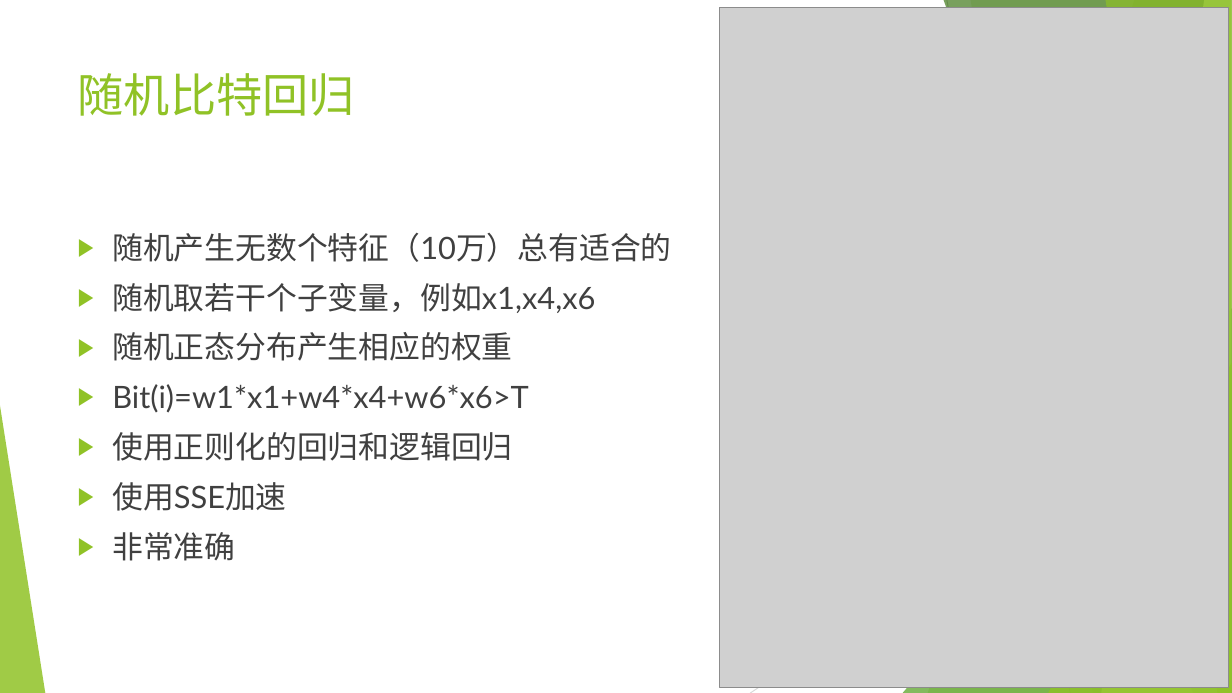
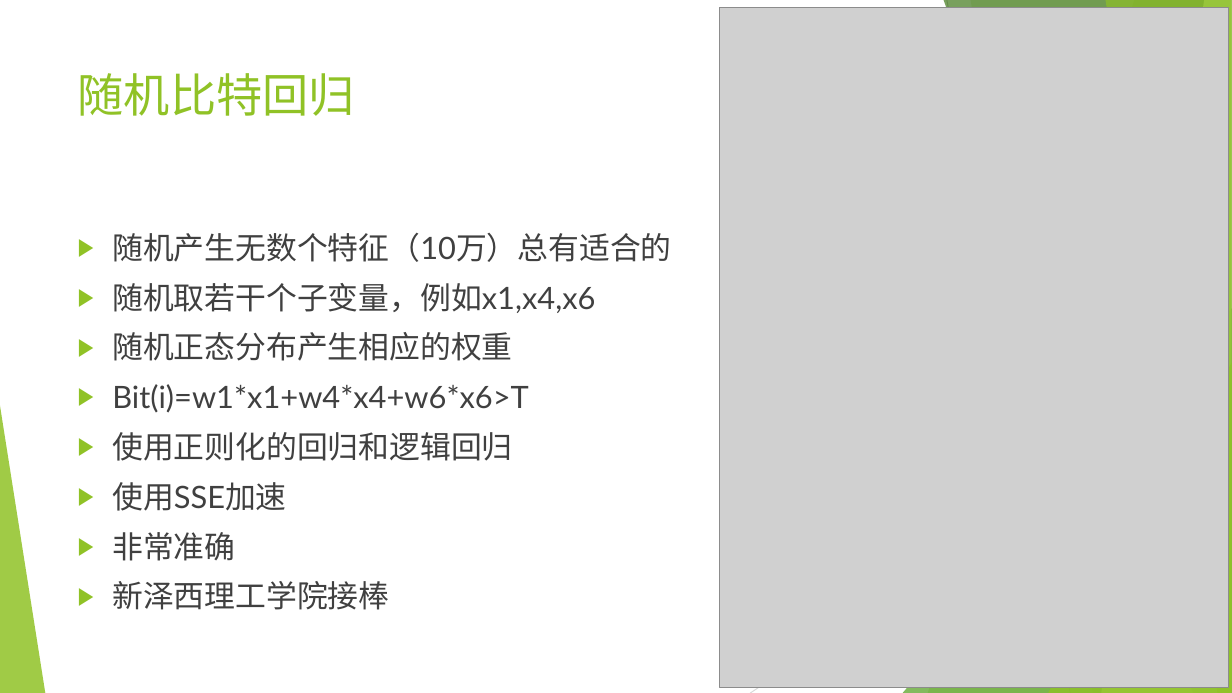
Before and after one commit to wangyi-fudan/BIOL130173, a slide deck: slide 15 of 7_basis_kernel.pptx. Drawn at 1232x693 pixels with LibreOffice and Linux fonts; fonts in the diff are those of the drawing; grey boxes stand for pictures. Boxes give left, top, right and bottom in pixels: in the first picture for what was removed or moved away, otherwise in the second. Text is boxed around its words. In the diff, an @@ line names an element or a change of style, - is before the commit and + after.

```diff
--- a/7_basis_kernel.pptx
+++ b/7_basis_kernel.pptx
@@ text at [112, 581, 389, 610]: paragraph added @@
+▶ 新泽西理工学院接棒
```
Also in this commit, not shown: 6 other slides changed, 1 slide added.
